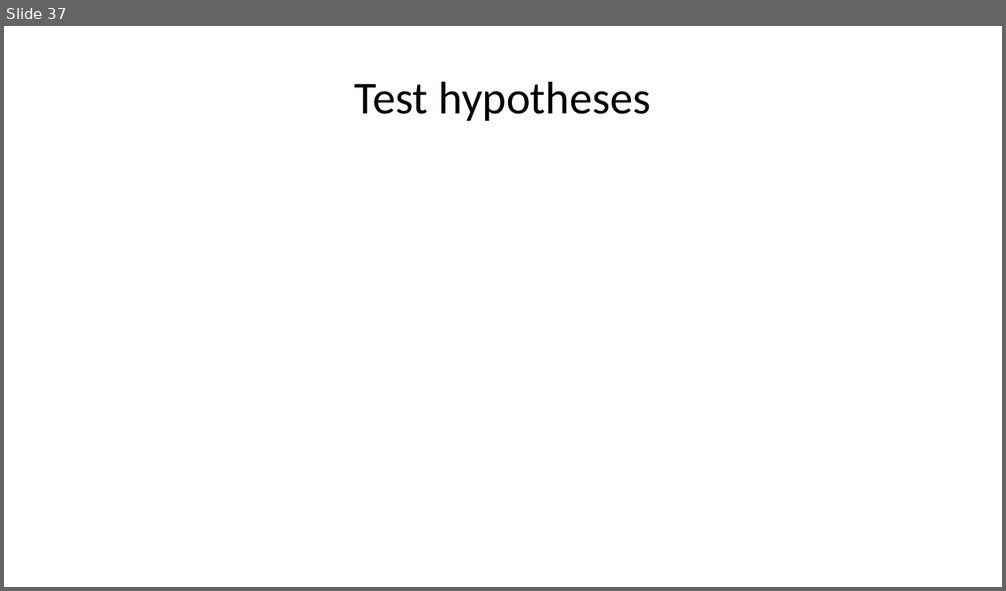
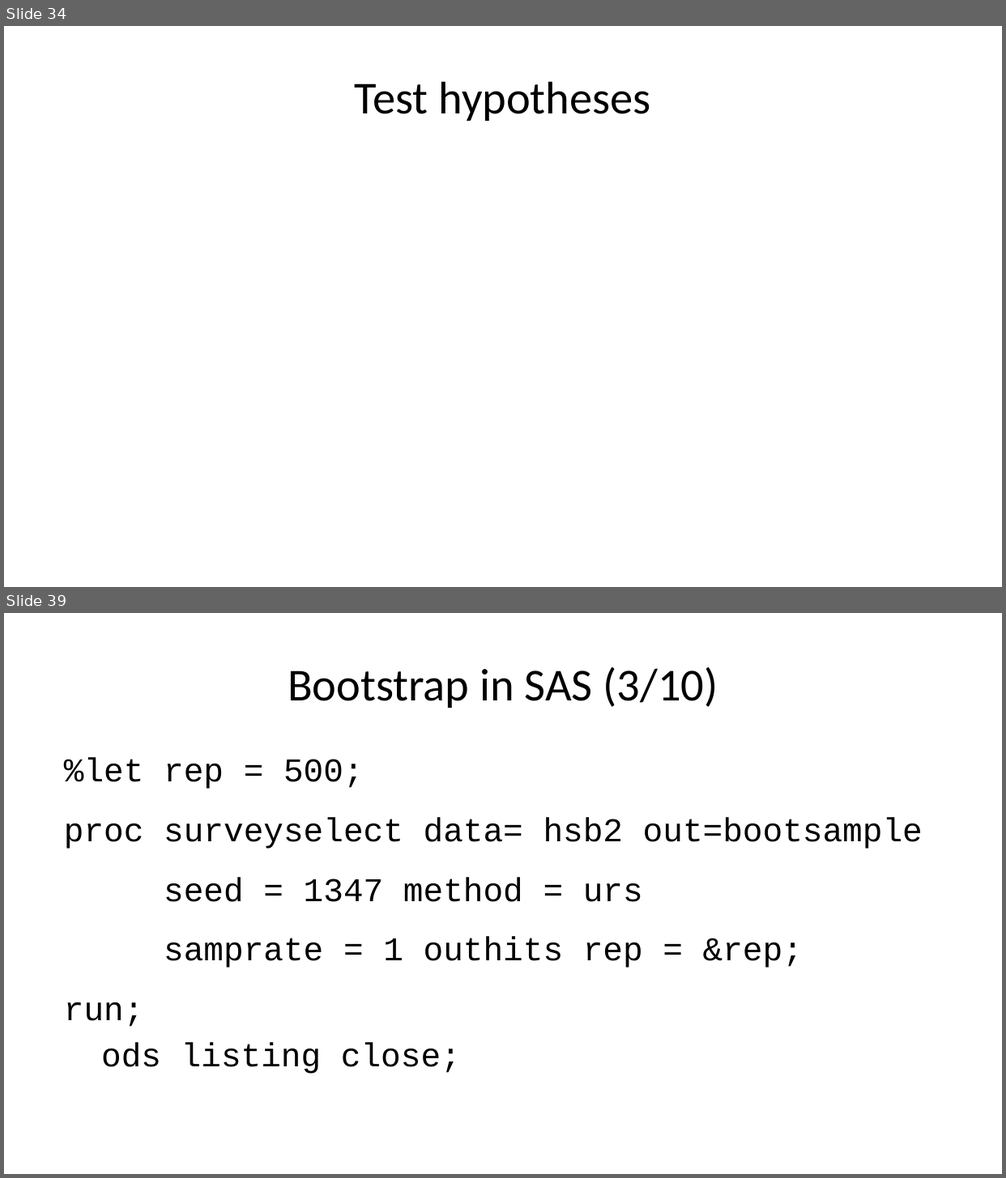
Before and after one commit to pmean/papers-and-presentations, a slide deck: bootstrap/src/bootstrap-slides.pptx. Shown one above the other, each under a label of ours: slide 37 before the commit, slides 34 and 39 after it; the slides between them are not shown. The pictures are 1006x591 and 1006x1178 pixels, drawn with LibreOffice and Linux fonts; fonts in the diff are those of the drawing. Boxes give left, top, right and bottom in pixels: in the first picture for what was removed or moved away, otherwise in the second. Text is boxed around its words. In the diff, an @@ line names an element or a change of style, - is before the commit and + after.

Commit message:
Good first draft of bootstrap talk

```diff
--- a/bootstrap/src/bootstrap-slides.pptx
+++ b/bootstrap/src/bootstrap-slides.pptx
@@ slide 39 added at [4, 613, 1002, 1174], background #FFFFFF @@
@@ title added at [288, 667, 718, 708], 33 pt, text #000000 @@
+Bootstrap in SAS (3/10)
@@ text added at [64, 758, 923, 1074], 24 pt, text #000000 @@
+%let rep = 500;
+proc surveyselect data= hsb2 out=bootsample
+seed = 1347 method = urs
+samprate = 1 outhits rep = &rep;
+run;
+ods listing close;
@@ what was slide 37 is now slide 34 @@
```
Also in this commit, not shown: 10 slides changed, 26 other slides added, 6 slides removed, 6 other files.
